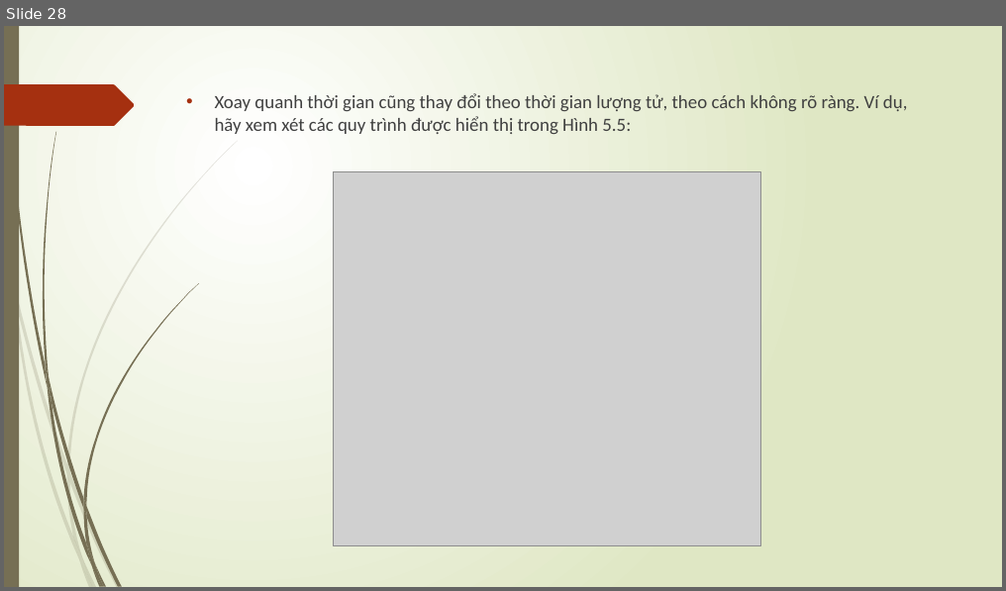
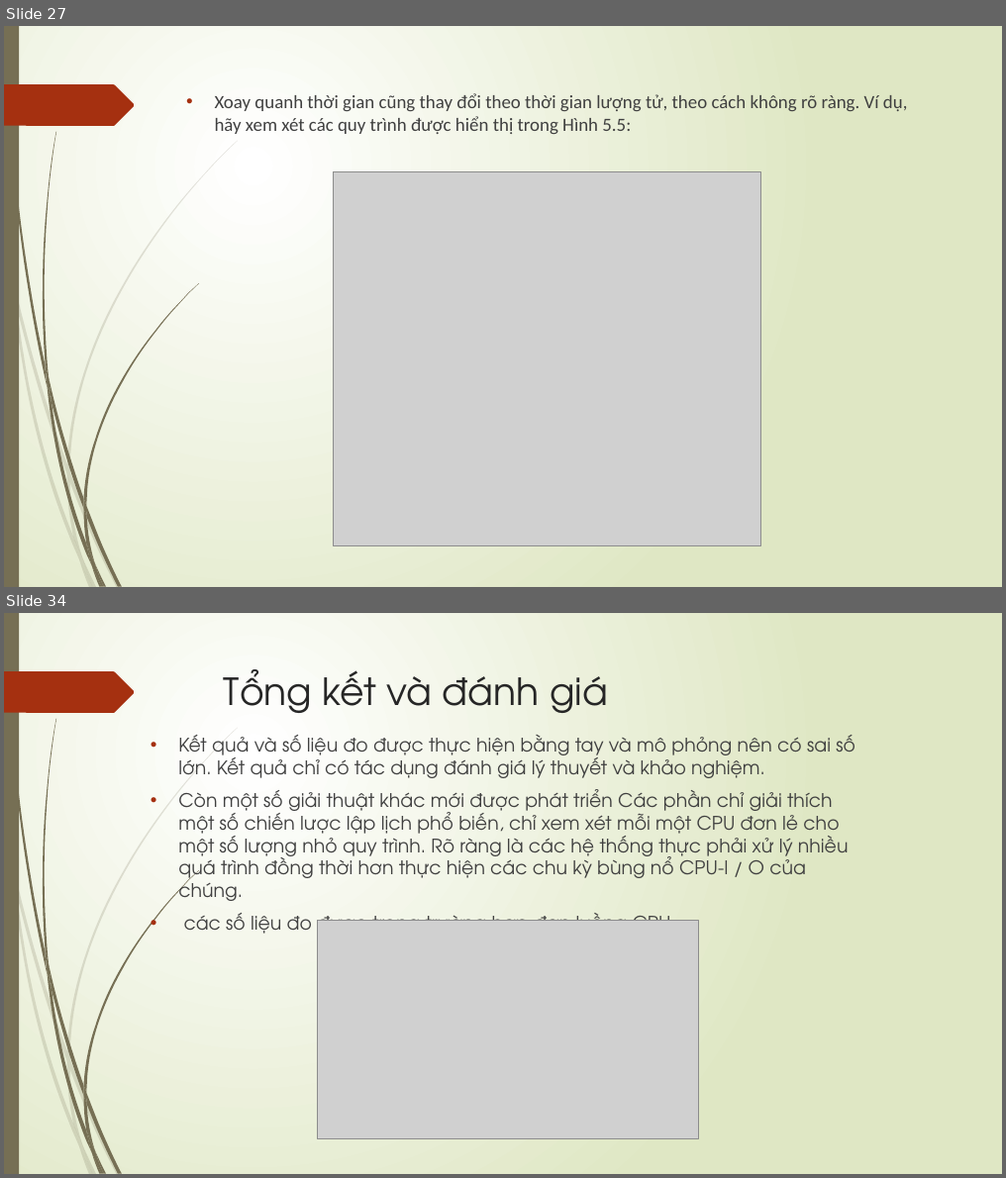
Before and after one commit to darkmagician148/operating_system, a slide deck: Scheduling-linux.pptx. Shown one above the other, each under a label of ours: slide 28 before the commit, slides 27 and 34 after it; the slides between them are not shown. The pictures are 1006x591 and 1006x1178 pixels, drawn with LibreOffice and Linux fonts; fonts in the diff are those of the drawing; grey boxes stand for pictures. Boxes give left, top, right and bottom in pixels: in the first picture for what was removed or moved away, otherwise in the second. Text is boxed around its words. In the diff, an @@ line names an element or a change of style, - is before the commit and + after.

```diff
--- a/Scheduling-linux.pptx
+++ b/Scheduling-linux.pptx
@@ slide 34 added at box(4, 613, 1002, 1174), background gradient #FFFFFF to #DFE8C4; not listed: 24 template elements that a slide beside it also shows @@
@@ title added at box(224, 669, 608, 713), 36 pt, text #262626 @@
+Tổng kết và đánh giá
@@ text added at box(178, 735, 855, 939), 18 pt, text #404040 @@
+• Kết quả và số liệu đo được thực hiện bằng tay và mô phỏng nên có sai số lớn. Kết quả chỉ có tác dụng đánh giá lý thuyết và khảo nghiệm.
+• Còn một số giải thuật khác mới được phát triển Các phần chỉ giải thích một số chiến lược lập lịch phổ biến, chỉ xem xét mỗi một CPU đơn lẻ cho một số lượng nhỏ quy trình. Rõ ràng là các hệ thống thực phải xử lý nhiều quá trình đồng thời hơn thực hiện các chu kỳ bùng nổ CPU-I / O của chúng.
+• các số liệu đo được trong trường hợp đơn luồng CPU
@@ picture added at box(318, 921, 699, 1139) @@
@@ what was slide 28 is now slide 27 @@
```
Also in this commit, not shown: 8 slides changed, 8 other slides added, 3 slides removed.
